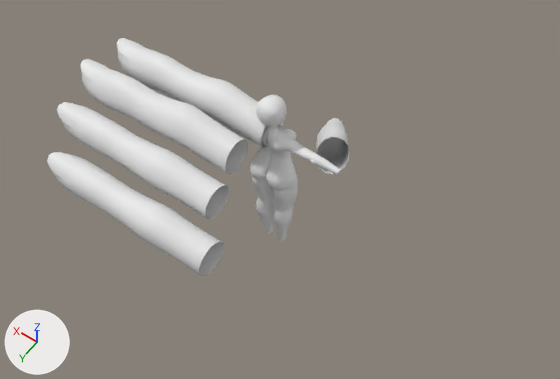
What one commit did to the Blender file Ekidna/Ekidna.blend.
The view is the same before and after, from a camera (50 mm lens) standing at (-15.3, 20.7, 28.3) and looking at (-0.7, 0.3, -3.7). Arrows for +X, +Y and +Z are at lower left; the lights stay in place.

The first picture shows 'Body', 'finger.000', 'finger.001', 'finger.002', 'finger.003', 'finger.004'.
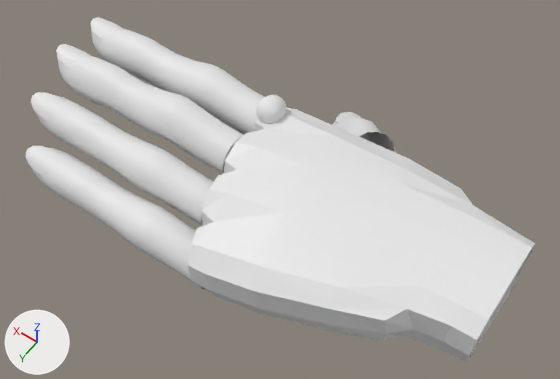
What changed in the scene script:
```text
Change me_circle:
    used by ob_finger_000; location = (0.0, 0.0, 0.0); rotation_euler = (-1.571, 0.0, -1.571), in degrees (-90, 0, -90)
    remove me_circle.from_pydata(...)  # 186 vertices, 170 faces; spans x 0.0..0.96, y -1.4..1.06, z -0.01..9.94
    add me_circle.from_pydata(...)  # 330 vertices, 340 faces; spans x -0.96..0.96, y -1.4..1.06, z -0.01..9.94
    me_circle part 1: 144 vertices added at x -0.96..-0.14, y -1.36..1.06, z -0.01..9.89
Change me_circle_002:
    used by ob_finger_001; location = (0.4, 2.28, 0.0); rotation_euler = (-1.571, 0.0, -1.571), in degrees (-90, 0, -90)
    remove me_circle_002.from_pydata(...)  # 186 vertices, 170 faces; spans x 0.0..0.96, y -1.4..1.06, z -0.01..9.94
    add me_circle_002.from_pydata(...)  # 330 vertices, 340 faces; spans x -0.96..0.96, y -1.4..1.06, z -0.01..9.94
    me_circle_002 part 2: 144 vertices added at x -0.96..-0.14, y -1.36..1.06, z -0.01..9.89
Change me_circle_004:
    used by ob_finger_002; location = (-0.09, 4.46, -0.86); rotation_euler = (-1.571, -0.35, -1.571), in degrees (-90, -20, -90)
    remove me_circle_004.from_pydata(...)  # 186 vertices, 170 faces; spans x 0.0..0.96, y -1.4..1.06, z -0.01..9.94
    add me_circle_004.from_pydata(...)  # 330 vertices, 340 faces; spans x -0.96..0.96, y -1.4..1.06, z -0.01..9.94
    me_circle_004 part 3: 144 vertices added at x -0.96..-0.14, y -1.36..1.06, z -0.01..9.89
Change me_circle_005:
    used by ob_finger_003; location = (-1.49, 6.72, -1.62); rotation_euler = (-1.571, -0.378, -1.571), in degrees (-90, -22, -90)
    remove me_circle_005.from_pydata(...)  # 186 vertices, 170 faces; spans x 0.0..0.96, y -1.4..1.06, z -0.01..9.94
    add me_circle_005.from_pydata(...)  # 330 vertices, 340 faces; spans x -0.96..0.96, y -1.4..1.06, z -0.01..9.94
    me_circle_005 part 4: 144 vertices added at x -0.96..-0.14, y -1.36..1.06, z -0.01..9.89
Change me_circle_006:
    used by ob_finger_004; location = (-0.51, -5.19, -5.03); rotation_euler = (0.577, -0.313, -0.707), in degrees (33, -18, -41)
    remove me_circle_006.from_pydata(...)  # 218 vertices, 228 faces; spans x -2.71..1.85, y -1.65..2.84, z -1.52..2.57
    add me_circle_006.from_pydata(...)  # 218 vertices, 228 faces; spans x -1.14..4.1, y -4.19..0.99, z -3.59..1.16
    me_circle_006 part 5: 218 of 218 vertices moved; they spanned x -2.71..1.85, y -1.65..2.84, z -1.52..2.57 and now span x -1.14..4.1, y -4.19..0.99, z -3.59..1.16; mean shift (1.95, -2.23, -1.77); largest move (1.56, -1.43, -0.78) -> (3.74, -3.87, -2.68)
Change ob_finger_000:
    ob_finger_000.location: (0.0, 0.0, 0.0) -> (0.37, -0.13, 0.24)
    remove _m = ob_finger_000.modifiers.new('Mirror', 'MIRROR')
    remove _m.use_clip = True
    ob_finger_000.scale: (1.0, 1.0, 1.0) -> (1.15, 1.15, 1.15)
Change ob_finger_001:
    ob_finger_001.location: (0.4, 2.28, 0.0) -> (0.29, 2.44, 0.24)
    remove _m = ob_finger_001.modifiers.new('Mirror', 'MIRROR')
    remove _m.use_clip = True
    ob_finger_001.scale: (1.0, 1.0, 1.0) -> (1.15, 1.15, 1.15)
Change ob_finger_002:
    ob_finger_002.location: (-0.09, 4.46, -0.86) -> (-0.27, 4.83, -0.75)
    remove _m = ob_finger_002.modifiers.new('Mirror', 'MIRROR')
    remove _m.use_clip = True
    ob_finger_002.scale: (1.0, 1.0, 1.0) -> (1.15, 1.15, 1.15)
Change ob_finger_003:
    ob_finger_003.location: (-1.49, 6.72, -1.62) -> (-1.98, 7.07, -1.63)
    remove _m = ob_finger_003.modifiers.new('Mirror', 'MIRROR')
    remove _m.use_clip = True
    ob_finger_003.scale: (1.0, 1.0, 1.0) -> (1.15, 1.15, 1.15)
Change ob_finger_004:
    ob_finger_004.location: (-0.51, -5.19, -5.03) -> (-3.6, -4.02, -3.37)
    ob_finger_004.rotation_euler: (0.577, -0.313, -0.707) -> (0.577, -0.313, -0.474)  # degrees (33, -18, -41) -> degrees (33, -18, -27)
    ob_finger_004.scale: (1.0, 1.0, 1.0) -> (1.15, 1.15, 1.15)
Add ob_cube:
    ob_cube = bpy.data.objects.new('Cube', me_cube)  # 164 vertices, 140 faces; spans x -7.7..6.8, y -8.5..5.5, z -10.1..6.8
    ob_cube.location = (-5.95, 3.3, -0.4)
    ob_cube.scale = (0.957, 0.896, 0.325)
```

Changed parts and their boxes [x1, y1, x2, y2] in the pictures (560 x 379 px):
'Cube', added: after [188, 107, 535, 363]
'finger.003', reshaped, moved, rescaled, modifiers changed: before [47, 152, 224, 276]; after [25, 146, 204, 289]
'finger.002', reshaped, moved, rescaled, modifiers changed: before [57, 102, 229, 219]; after [31, 92, 214, 226]
'finger.001', reshaped, moved, rescaled, modifiers changed (12% wider, 13% taller): before [81, 59, 248, 174]; after [56, 44, 243, 174]
'finger.000', reshaped, moved, rescaled, modifiers changed (6% wider, 7% taller): before [117, 38, 281, 148]; after [90, 17, 264, 135]
'finger.004', reshaped, moved, turned, rescaled: before [316, 118, 350, 174]; after [332, 112, 396, 153]
part 1 of me_circle, added: after [90, 19, 258, 135]
part 2 of me_circle_002, added: after [56, 46, 235, 174]
part 3 of me_circle_004, added: after [31, 96, 206, 226]
part 4 of me_circle_005, added: after [25, 150, 204, 289]
'Body', unchanged, covered by the edit: before [250, 95, 341, 241]; after [256, 95, 287, 124]
